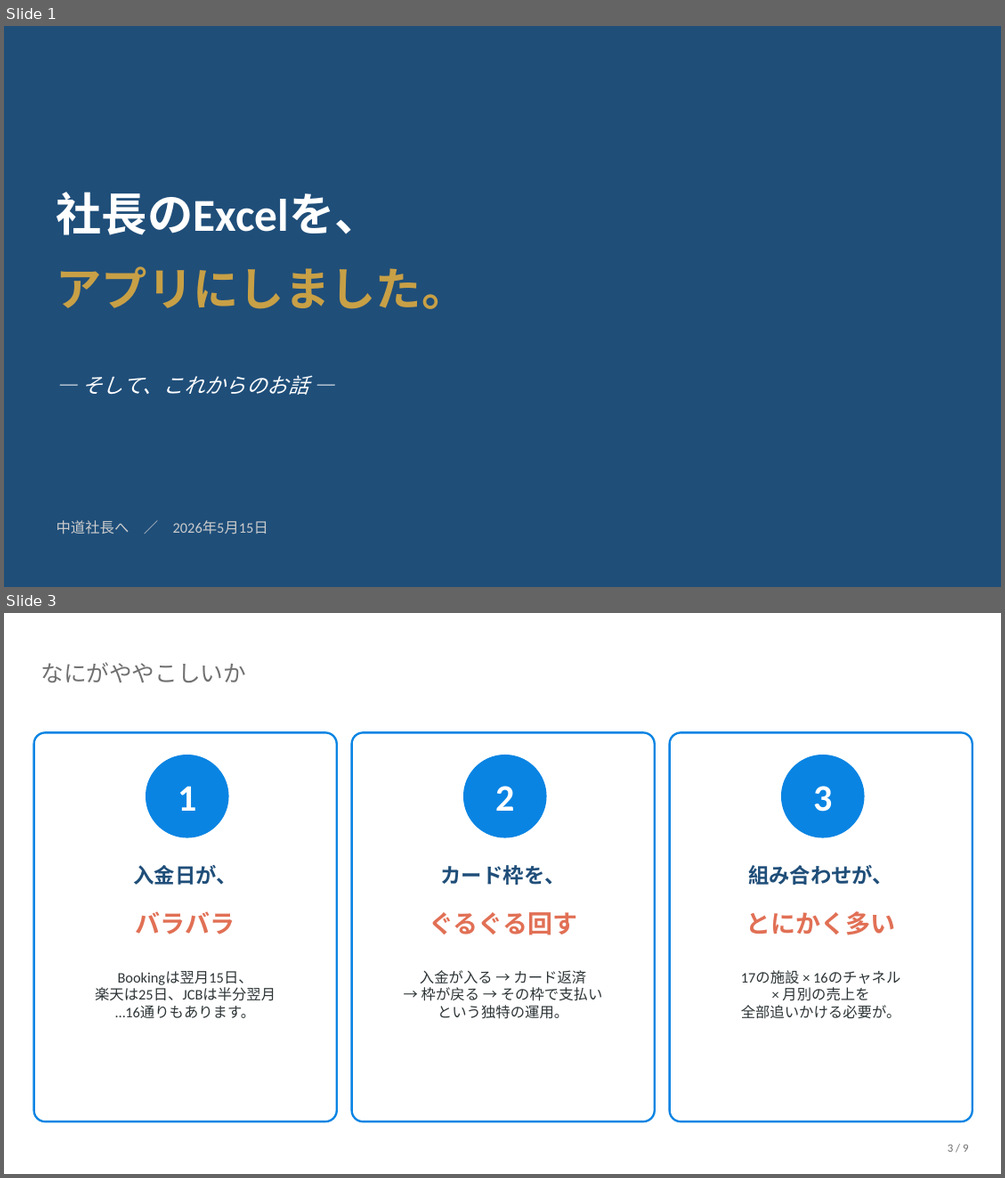
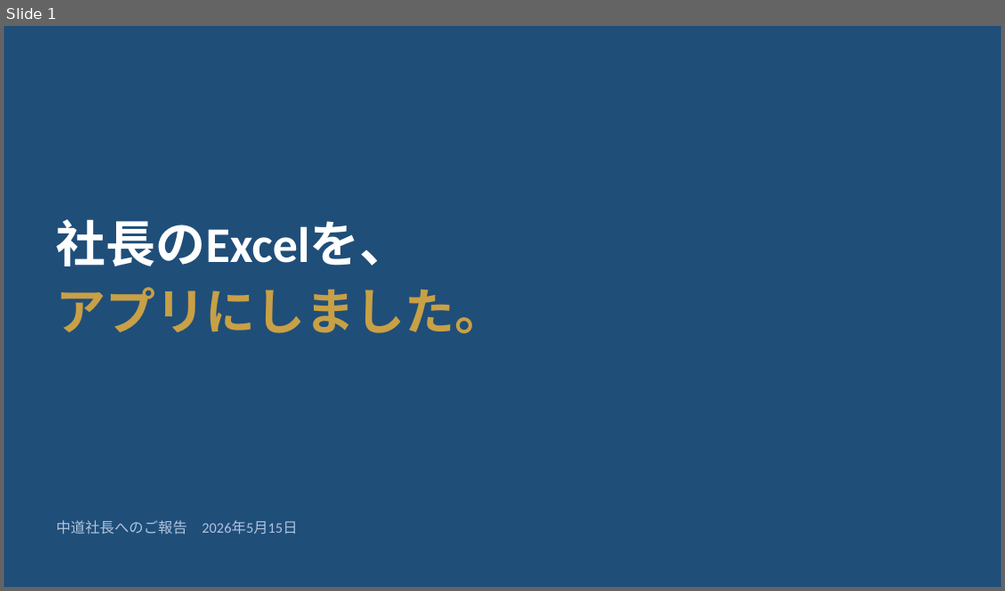
Before and after one commit to lbnakao/grcarsystem, a slide deck: 中道社長向け_資金管理_v10反映ご報告.pptx. Shown one above the other, each under a label of ours: slides 1 and 3 before the commit, slide 1 after it; the slides between them are not shown. The pictures are 1005x1178 and 1005x591 pixels, drawn with LibreOffice and Linux fonts; fonts in the diff are those of the drawing. Boxes give left, top, right and bottom in pixels: in the first picture for what was removed or moved away, otherwise in the second. Text is boxed around its words. In the diff, an @@ line names an element or a change of style, - is before the commit and + after.

```diff
--- a/中道社長向け_資金管理_v10反映ご報告.pptx
+++ b/中道社長向け_資金管理_v10反映ご報告.pptx
@@ slide 3 removed at <box>4,613,1001,1174</box>, background #FFFFFF @@
@@ text removed at <box>41,662,246,683</box> @@
-なにがややこしいか
@@ rounded rectangle removed at <box>34,732,337,1121</box> @@
@@ rounded rectangle removed at <box>352,732,655,1121</box> @@
@@ rounded rectangle removed at <box>670,732,972,1121</box> @@
@@ ellipse removed at <box>146,755,228,837</box> @@
@@ ellipse removed at <box>464,755,546,837</box> @@
@@ ellipse removed at <box>782,755,864,837</box> @@
@@ text removed at <box>178,786,196,811</box> @@
-1
@@ text removed at <box>495,786,514,811</box> @@
-2
@@ text removed at <box>813,786,832,811</box> @@
-3
@@ text removed at <box>133,865,236,884</box> @@
-入金日が、
@@ text removed at <box>441,865,566,884</box> @@
-カード枠を、
@@ text removed at <box>748,865,893,884</box> @@
-組み合わせが、
@@ text removed at <box>136,911,235,934</box> @@
-バラバラ
@@ text removed at <box>429,912,577,935</box> @@
-ぐるぐる回す
@@ text removed at <box>746,911,896,935</box> @@
-とにかく多い
@@ text removed at <box>95,971,275,1018</box> @@
-Bookingは翌月15日、
-楽天は25日、JCBは半分翌月
-…16通りもあります。
@@ text removed at <box>420,970,603,1019</box> @@
-入金が入る → カード返済
-→ 枠が戻る → その枠で支払い
-という独特の運用。
@@ text removed at <box>741,971,901,1019</box> @@
-17の施設 × 16のチャネル
-× 月別の売上を
-全部追いかける必要が。
@@ text removed at <box>947,1144,968,1151</box> @@
-3 / 9
@@ slide 1 changed as well @@
@@ text "社長のExcelを、" at <box>57,219,410,266</box>: size 44 to 48 pt @@
@@ text "社長のExcelを、": place and size @@
-text "社長のExcelを、" at <box>57,192,380,235</box>
+text "社長のExcelを、" at <box>57,219,410,266</box>
@@ text "アプリにしました。": place and size @@
-text "アプリにしました。" at <box>57,266,468,309</box>
+text "アプリにしました。" at <box>57,287,505,333</box>
@@ text "アプリにしました。" at <box>57,287,505,333</box>: size 44 to 48 pt @@
@@ text removed at <box>81,375,308,394</box> @@
-— そして、これからのお話 —
@@ text at <box>57,520,297,534</box>: text changed; text colour #CCCCCC to #B0C4DE @@
-中道社長へ ／ 2026年5月15日
+中道社長へのご報告 2026年5月15日
```
Also in this commit, not shown: 6 other slides changed, 4 slides added, 1 other slide removed, 3 other files.
